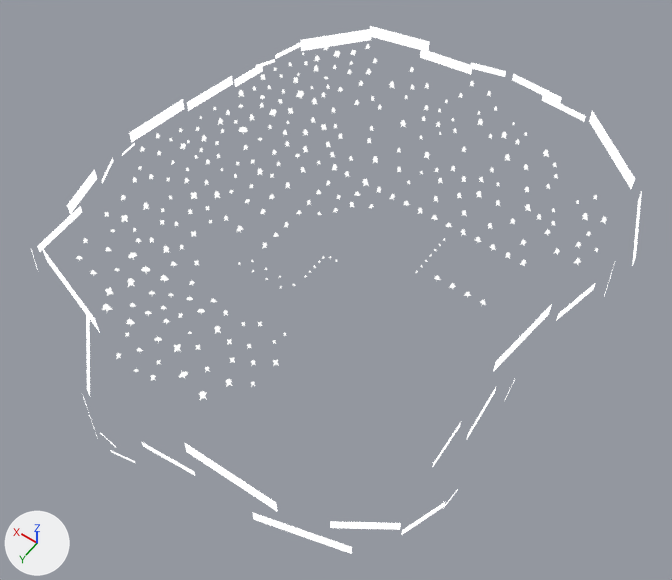
An edit to the COLLADA model bundle/meshes/Tokyo_Training_track/oritokyo_track_trees.dae, drawn before and after from the same camera.
One viewpoint serves both versions: a 50 mm camera at (-44.8, 77.7, 105.3) aimed at (5.1, 7.9, -4.3). The lights are fixed; the arrows at lower left show +X, +Y and +Z. The first picture is the older version. Where no turn or scale is listed for an object, it has been applied to the vertices.

Objects in the first picture: 'tree_01', 'tree_02', 'tree_wall'.
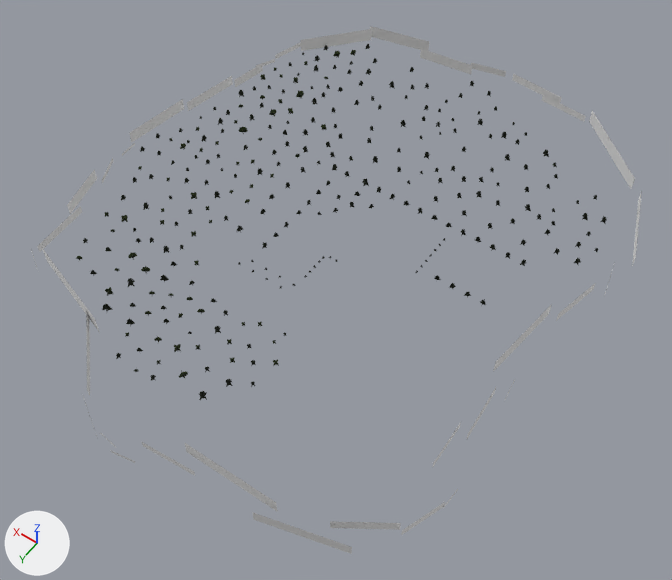
Pixel boxes (x1, y1, x2, y2) of what changed, in the pictures (672 x 580 px):
'tree_wall', surface changed: (31, 26, 642, 554) in both
'tree_02', surface changed: (83, 44, 607, 400) in both
'tree_01', surface changed: (76, 49, 356, 378) in both

Patch to the scene script:
```diff
--- a/bundle/meshes/Tokyo_Training_track/oritokyo_track_trees.dae.py
+++ b/bundle/meshes/Tokyo_Training_track/oritokyo_track_trees.dae.py
@@ mat_m_tree_01 @@
 mat_m_tree_01.roughness = 0.9
-mat_m_tree_01.emission_strength = 1.0
@@ mat_m_tree_02 @@
 n0 = _N.new('ShaderNodeBsdfPrincipled'); n0.name = 'Principled BSDF'
 n0.inputs[2].default_value = 0.9  # 'Roughness'
-n0.inputs[28].default_value = 1.0  # 'Emission Strength'
 n1 = _N.new('ShaderNodeOutputMaterial'); n1.name = 'Material Output'
@@ mat_m_treewall @@
 mat_m_treewall.roughness = 0.9
-mat_m_treewall.emission_strength = 1.0
```
